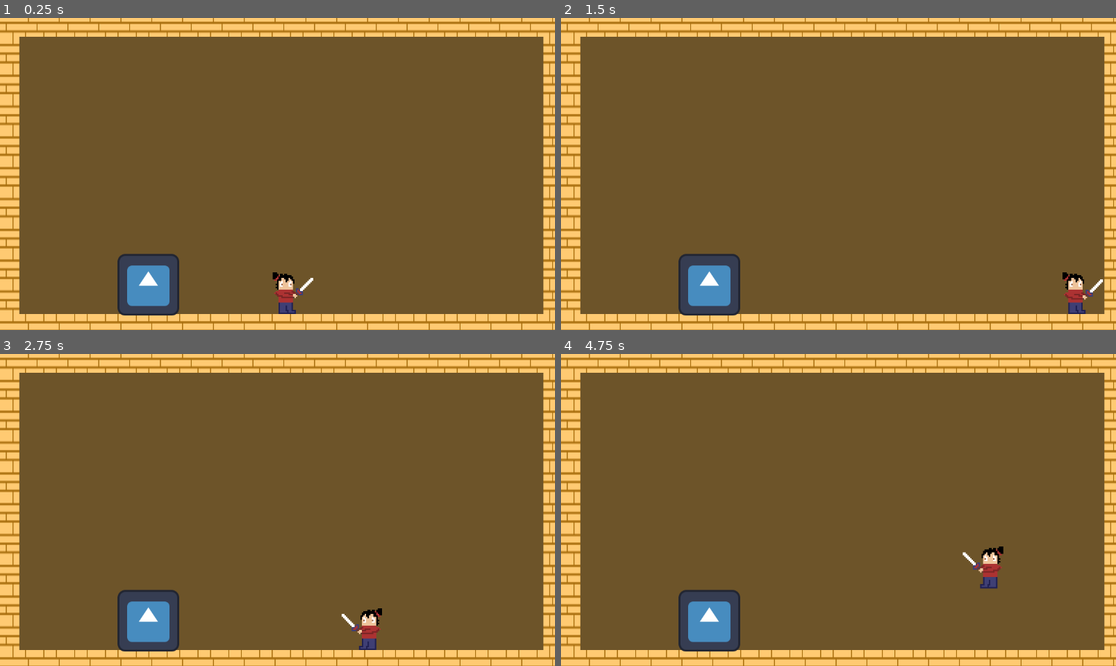
Above: before the commit, frames 1-4 (two rows, left to right).
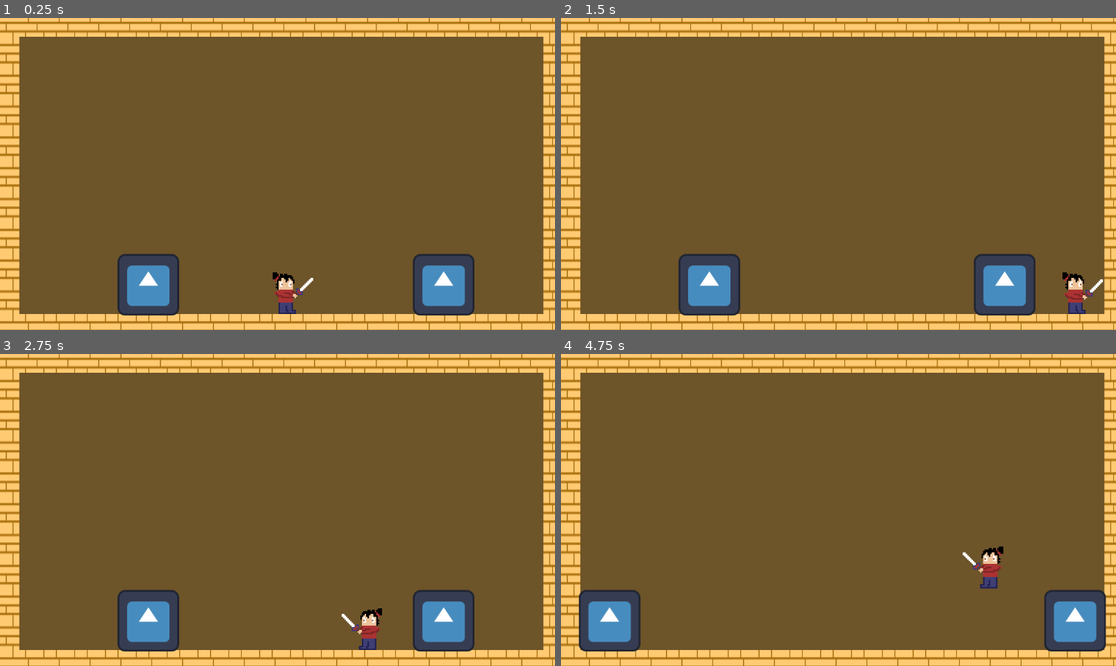
Above: after the commit, the same moments.

Repository: J-Abitria/crimson-jam-26
Game: Godot game, scene res://battleground.tscn
Two runs of this game, one before a commit and one after it. Both use one fixed random seed, a clock stepped at 60 frames per second and the inputs below. The engine's default icon, where the game draws it, is replaced by a stand-in: a white triangle on a blue panel in a dark square.
Inputs:
- Up to frame 1 (0.25 s): no input
- Up to frame 2 (1.5 s): tap Enter at 0.5 s; hold Right (move_right) from 0.53 s (still down); tap Down (aim_down) at 0.6 s; tap Z (jump) at 0.77 s; tap Up (aim_up) at 1.35 s
- Up to frame 3 (2.75 s): tap Z (jump) at 1.52 s; release Right (move_right) at 2.03 s; hold Left (move_left) from 2.03 s (still down); tap X (attack) at 2.1 s
- Up to frame 4 (4.75 s): release Left (move_left) at 2.78 s; hold Right (move_right) 2.78-4.28 s; tap Down (aim_down) at 2.85 s; tap Z (jump) at 3.02, 3.77, 4.52 s; tap Up (aim_up) at 3.6 s; hold Left (move_left) from 4.28 s (still down); tap X (attack) at 4.35 s

The runs differ from the first frame. In frame 1, 2.2% of the frame differs, in the area x 74-86%, y 75-96%; in frame 2, 2.2%; in frame 3, 2.2%; in frame 4, 6.6%, in the area x 3-99%, y 75-96%.

Commit message:
Added the second enemy.

Diff:
--- a/unleash-beast/Assets/Scripts/twin.gd
+++ b/unleash-beast/Assets/Scripts/twin.gd
@@ -23,7 +23,7 @@
 var was_on_floor = false
 
 func _ready() -> void:
-	timer.wait_time = 5
+	timer.wait_time = 3.5
 	timer.one_shot = false
 	timer.timeout.connect(_on_timer_timeout)
 	attack_timer.timeout.connect(_on_attack_timer_timeout)
@@ -45,6 +45,7 @@
 	if num_attacks < 3:
 		attack_state = base_order[num_attacks]
 	else:
+		timer.wait_time = randf_range(2, 3.5)
 		attack_state = base_order[randi() % 3]
 
 	num_attacks += 1
--- a/unleash-beast/battleground.tscn
+++ b/unleash-beast/battleground.tscn
@@ -23,8 +23,12 @@
 tile_map_data = PackedByteArray("AAD8/wYAAQAAAAAAAgD8/wUAAQAAAAAAAgD8/wQAAQAAAAAAAgD8/wMAAQAAAAAAAgD8/wIAAQAAAAAAAgD8/w …(3264 unchanged characters)…
 tile_set = SubResource("TileSet_g4v7s")
 
-[node name="Twin" parent="." unique_id=770635140 instance=ExtResource("4_t5hr7")]
+[node name="Twin-1" parent="." unique_id=770635140 instance=ExtResource("4_t5hr7")]
 position = Vector2(308, 520)
+script = ExtResource("4_pmmbh")
+
+[node name="Twin-2" parent="." unique_id=290380116 instance=ExtResource("4_t5hr7")]
+position = Vector2(921, 521)
 script = ExtResource("4_pmmbh")
 
 [node name="Player" parent="." unique_id=889811035 instance=ExtResource("3_ildd2")]
